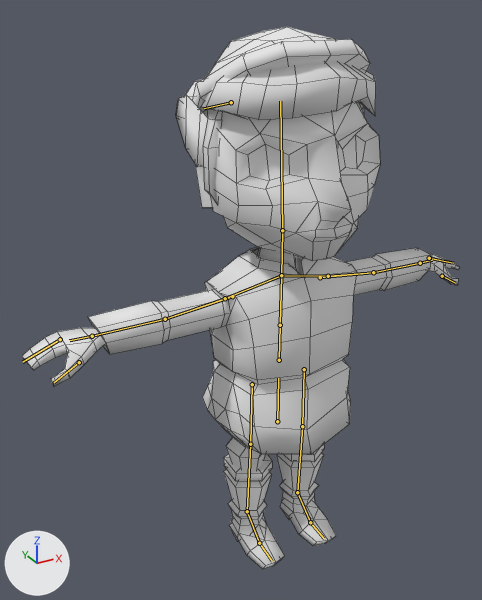
What one commit did to the Blender file models/link/link.blend.
One viewpoint serves both versions: a camera (50 mm lens) standing at (-3.14, -4.93, 5.32) and looking at (-0.17, 0.48, 2.61). Lighting does not change. The marker at lower left points along +X, +Y and +Z. The bones that bend it are drawn over the model as lines. Mesh edges are drawn as thin lines.

In view in the first picture: 'link_boots'.
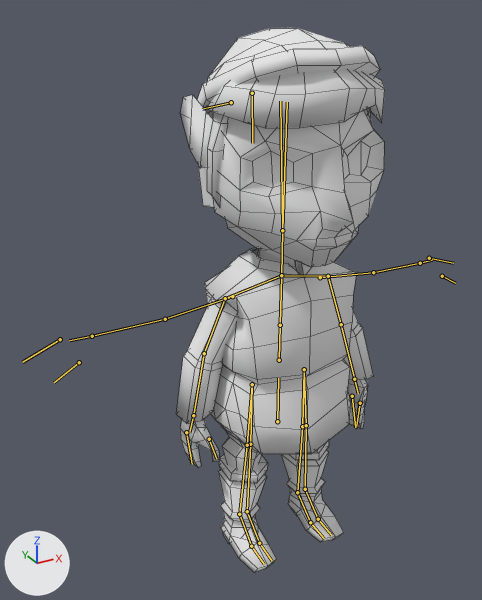
The newer file adds an action. The first version stands in its rest pose; the second is drawn at frame 40 of the action 'Idle'.

Edits to the bpy script that builds the scene:
```text
Change bone_bone_003:
    where bone_bone_003 = bpy.data.objects['link_armature'].pose.bones['Bone.003']  # child of 'Bone.002'
    bone_bone_003.rotation_quaternion: (1.0, 0.0, 0.0, 0.0) -> (0.999, 0.045, 0.0, 0.007)  # degrees (0, 0, 0) -> degrees (5, 0, 1)
Change bone_bone_004:
    where bone_bone_004 = bpy.data.objects['link_armature'].pose.bones['Bone.004']  # child of 'Bone.003'
    bone_bone_004.location: (0.0, 0.0, 0.0) -> (0.184, 0.019, -0.003)
    bone_bone_004.rotation_quaternion: (1.0, 0.0, 0.0, 0.0) -> (0.876, -0.457, -0.133, -0.073)  # degrees (0, 0, 0) -> degrees (-55, -17, 0)
Change bone_bone_001_l:
    where bone_bone_001_l = bpy.data.objects['link_armature'].pose.bones['Bone.001_L']  # child of 'Shoulder_L'
    bone_bone_001_l.rotation_quaternion: (1.0, 0.0, 0.0, 0.0) -> (0.847, -0.532, -0.011, -0.019)  # degrees (0, 0, 0) -> degrees (-64, -2, -1)
Change bone_bone_001_l_001:
    where bone_bone_001_l_001 = bpy.data.objects['link_armature'].pose.bones['Bone.001_L.001']  # child of 'Bone.001_L'
    bone_bone_001_l_001.rotation_quaternion: (1.0, 0.0, 0.0, 0.0) -> (0.992, -0.104, -0.019, -0.067)  # degrees (0, 0, 0) -> degrees (-12, -3, -7)
Change bone_bone_001_r:
    where bone_bone_001_r = bpy.data.objects['link_armature'].pose.bones['Bone.001_R']  # child of 'Shoulder_R'
    bone_bone_001_r.rotation_quaternion: (1.0, 0.0, 0.0, 0.0) -> (0.845, -0.529, -0.06, -0.041)  # degrees (0, 0, 0) -> degrees (-64, -8, 0)
Change bone_bone_001_r_001:
    where bone_bone_001_r_001 = bpy.data.objects['link_armature'].pose.bones['Bone.001_R.001']  # child of 'Bone.001_R'
    bone_bone_001_r_001.rotation_quaternion: (1.0, 0.0, 0.0, 0.0) -> (0.991, -0.104, 0.024, 0.083)  # degrees (0, 0, 0) -> degrees (-12, 4, 9)
Change bone_root_l:
    where bone_root_l = bpy.data.objects['link_armature'].pose.bones['Root_L']  # child of 'Root'
    bone_root_l.rotation_quaternion: (1.0, 0.0, 0.0, 0.0) -> (1.0, 0.03, 0.0, 0.0)  # degrees (0, 0, 0) -> degrees (3, 0, 0)
Change bone_root_r:
    where bone_root_r = bpy.data.objects['link_armature'].pose.bones['Root_R']  # child of 'Root'
    bone_root_r.rotation_quaternion: (1.0, 0.0, 0.0, 0.0) -> (1.0, 0.03, 0.0, 0.0)  # degrees (0, 0, 0) -> degrees (3, 0, 0)
```

Pixel boxes [x1, y1, x2, y2] of what changed, in the pictures (482 x 600 px):
'link_boots', posed (52% narrower): before [22, 27, 460, 569]; after [176, 28, 385, 573]
bone 'Bone.003', root to tip: before (282, 230) to (280, 101); after (282, 230) to (287, 102)
bone 'Bone.004', root to tip: before (231, 102) to (204, 108); after (252, 93) to (252, 143)
bone 'Bone.001_L', root to tip: before (328, 276) to (373, 272); after (328, 276) to (341, 324)
bone 'Bone.001_L.001', root to tip: before (373, 272) to (420, 263); after (341, 324) to (354, 379)
bone 'Bone.001_R', root to tip: before (225, 298) to (165, 319); after (225, 298) to (204, 353)
bone 'Bone.001_R.001', root to tip: before (165, 319) to (92, 336); after (204, 353) to (193, 415)
bone 'Root_L', root to tip: before (304, 369) to (302, 426); after (304, 369) to (306, 425)
bone 'Root_R', root to tip: before (252, 384) to (250, 444); after (252, 384) to (247, 445)
